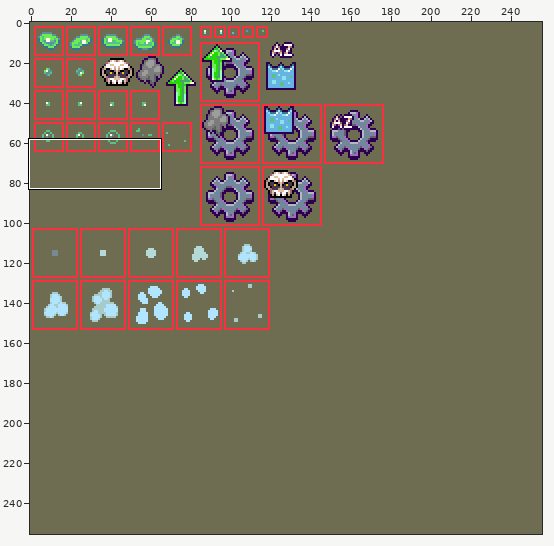
File history of a sprite sheet, images/particles.png. Above, an overview of the earlier version with the close-up marked.
Close-up. Before the edit:
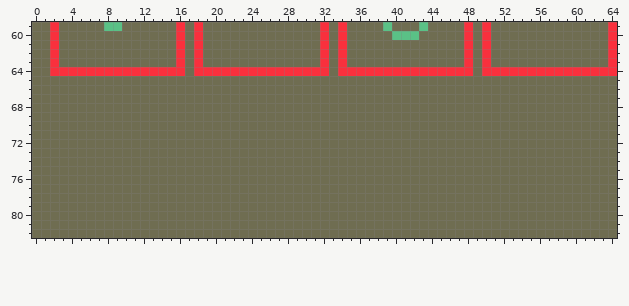
The file is 256x256 pixels. Colours within 5 levels of each other are drawn and written as one. Shown: x 0..64, y 59..82.
The same view after the edit:
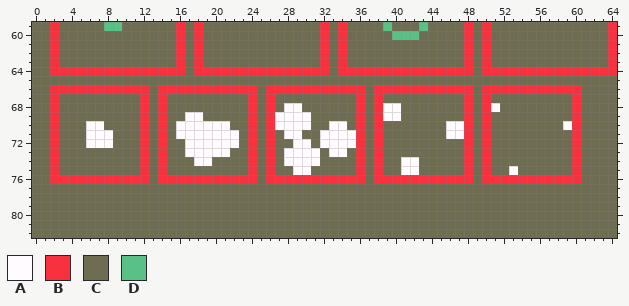
Palette (. is transparent): A #fffbff  B #f9303d  C #6f6d51  D #5ac186
The exact change:
Colour A replaces colour C in row 68 at x 28 to 29, 39 to 40 and 51; in row 69 at x 17 to 18, 27 to 30 and 39 to 40; in row 70 at x 6 to 7, 16 to 21, 27 to 30, 33 to 34, 46 to 47 and 59; in row 71 at x 6 to 8, 16 to 22, 28 to 29, 32 to 35 and 46 to 47; in row 72 at x 6 to 8, 17 to 22, 29 to 30 and 32 to 35; in row 73 at x 17 to 21, 28 to 31 and 33 to 34.
Colour A replaces colour C in row 74 at x 18 to 19, 28 to 31 and 41 to 42; in row 75 at x 29 to 30, 41 to 42 and 53.
Colour B replaces colour C in row 66 at x 2 to 12, 14 to 24, 26 to 36, 38 to 48 and 50 to 60; in rows 67 to 75 at x 2, 12, 14, 24, 26, 36, 38, 48, 50 and 60; in row 76 at x 2 to 12, 14 to 24, 26 to 36, 38 to 48 and 50 to 60.
Where, in picture pixels (left, top, right, bottom), the same in both close-ups:
changed: (50, 85, 581, 184)
